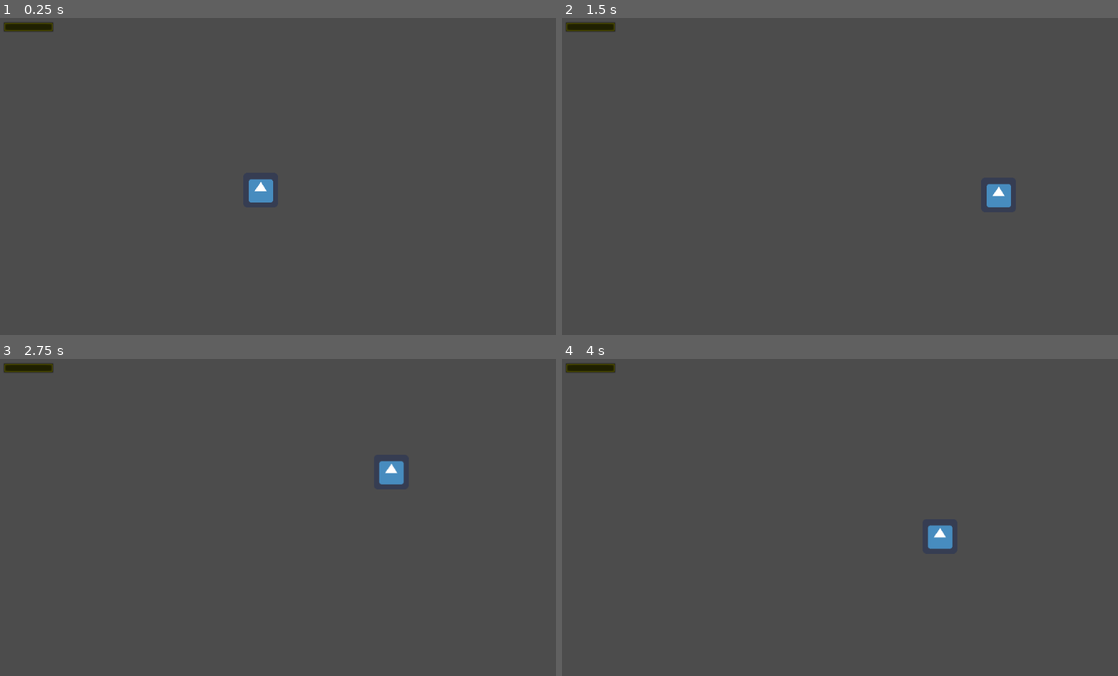
Above: before the commit, frames 1-4 (two rows, left to right).
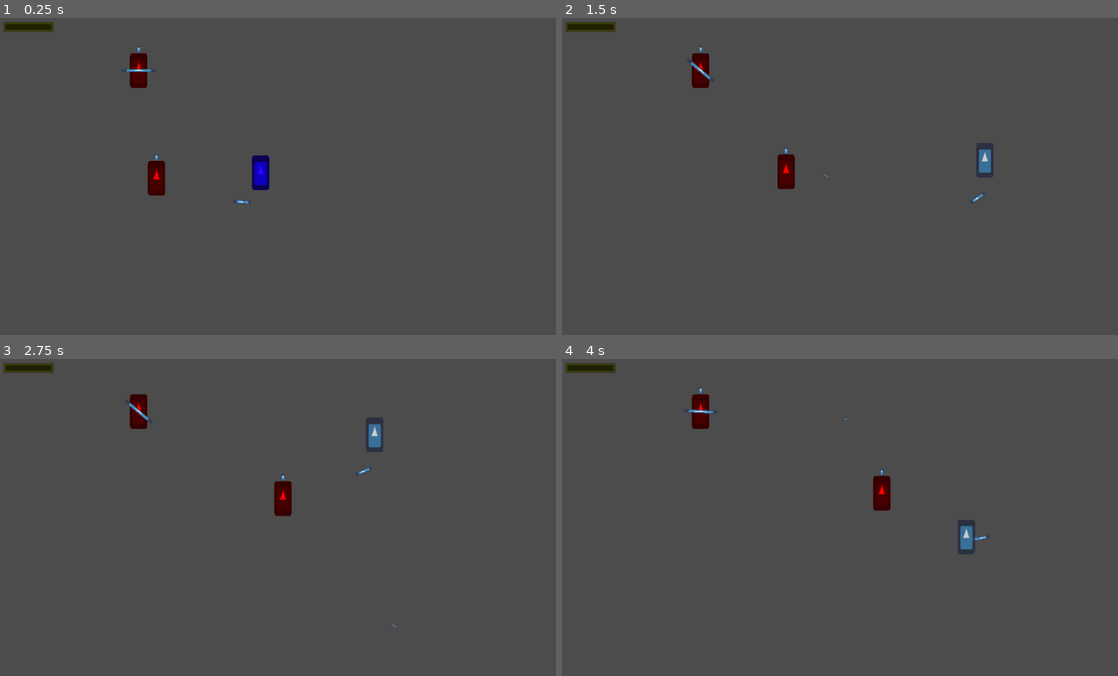
Above: after the commit, the same moments.

Repository: BielMaxBR/jam-do-renzk
Game: Godot game, scene res://scenes/Cenario/main.tscn
Same seed, same stepped clock (60 frames per second), same inputs: the game is played once before the commit and once after it. Before the commit the project starts from res://scenes/Cenario/Node2D.tscn. The engine's default icon, where the game draws it, is replaced by a stand-in: a white triangle on a blue panel in a dark square.
Inputs (mouse positions are in pixels of both pictures, inside the frame that each line leads up to):
- Up to frame 1 (0.25 s): no input
- Up to frame 2 (1.5 s): move the mouse to (962, 160) at 0.52 s; hold D (ui_right) 0.53-1.28 s; right-click (962, 160) at 0.6 s; click (962, 160) at 0.8 s; move the mouse to (728, 195) at 1.27 s; hold S (ui_down) from 1.28 s (still down); click (728, 195) at 1.35 s
- Up to frame 3 (2.75 s): right-click (166, 536) at 1.55 s; move the mouse to (333, 447) at 2.02 s; release S (ui_down) at 2.03 s; hold D (ui_right) from 2.03 s (still down); right-click (333, 447) at 2.1 s; click (333, 447) at 2.3 s
- Up to frame 4 (4 s): move the mouse to (812, 584) at 2.77 s; release D (ui_right) at 2.78 s; hold W (ui_up) 2.78-3.53 s; click (812, 584) at 2.85 s; right-click (812, 584) at 3.05 s; move the mouse to (1006, 568) at 3.52 s; hold A (ui_left) from 3.53 s (still down); right-click (1006, 568) at 3.6 s; click (1006, 568) at 3.8 s

The runs differ from the first frame. In frame 1, 1.3% of the frame differs, in the area x 22-50%, y 9-59%; in frame 2, 1.4%; in frame 3, 1.4%; in frame 4, 1.4%, in the area x 22-77%, y 9-62%.

Commit message:
ataque com combo

Diff:
--- a/projeto do jogo da jam/project.godot
+++ b/projeto do jogo da jam/project.godot
@@ -16,7 +16,7 @@
 [application]
 
 config/name="projeto do jogo da jam"
-run/main_scene="res://scenes/Cenario/Node2D.tscn"
+run/main_scene="res://scenes/Cenario/main.tscn"
 config/icon="res://sprites/icon.png"
 
 [input]
@@ -50,6 +50,28 @@
 "events": [ Object(InputEventMouseButton,"resource_local_to_scene":false,"resource_name":"","device":0,"alt":false,"shi …(212 unchanged characters)…
  ]
 }
+attack={
+"deadzone": 0.5,
+"events": [ Object(InputEventMouseButton,"resource_local_to_scene":false,"resource_name":"","device":0,"alt":false,"shift":false,"control":false,"meta":false,"command":false,"button_mask":0,"position":Vector2( 0, 0 ),"global_position":Vector2( 0, 0 ),"factor":1.0,"button_index":1,"pressed":false,"doubleclick":false,"script":null)
+ ]
+}
+
+[layer_names]
+
+2d_physics/layer_1="jogador"
+2d_physics/layer_2="inimigos"
+2d_physics/layer_3="paredes"
+2d_physics/layer_4="xx"
+2d_physics/layer_5="xx"
+2d_physics/layer_6="hit_box_jogador"
+2d_physics/layer_7="hit_box_inimigo"
+2d_physics/layer_8="ataque_jogador"
+2d_physics/layer_9="ataque_inimigo"
+2d_physics/layer_10="projetil_inimigo"
+
+[physics]
+
+2d/default_gravity=0
 
 [rendering]
 
--- a/projeto do jogo da jam/scenes/Cenario/Node2D.tscn
+++ b/projeto do jogo da jam/scenes/Cenario/Node2D.tscn
@@ -7,7 +7,7 @@
 script = ExtResource( 2 )
 
 [node name="player" parent="." instance=ExtResource( 1 )]
-position = Vector2( 480, 322 )
+position = Vector2( 489.472, 290.293 )
 
 [node name="HUD" type="CanvasLayer" parent="."]
 
--- /dev/null
+++ b/projeto do jogo da jam/scenes/Cenario/main.tscn
@@ -0,0 +1,48 @@
+[gd_scene load_steps=5 format=2]
+
+[ext_resource path="res://scripts/main.gd" type="Script" id=1]
+[ext_resource path="res://scenes/player/player.tscn" type="PackedScene" id=2]
+[ext_resource path="res://scenes/inimigos/inimigo_melee_1.tscn" type="PackedScene" id=3]
+[ext_resource path="res://scenes/inimigos/inimigo_ranged_1.tscn" type="PackedScene" id=4]
+
+[node name="main" type="Node2D"]
+script = ExtResource( 1 )
+
+[node name="player" parent="." instance=ExtResource( 2 )]
+position = Vector2( 480, 322 )
+stamina = 3
+
+[node name="HUD" type="CanvasLayer" parent="."]
+
+[node name="ProgressBar" type="ProgressBar" parent="HUD"]
+modulate = Color( 0.976471, 1, 0, 1 )
+anchor_left = 0.006
+anchor_top = 0.018
+anchor_right = 0.096
+anchor_bottom = 0.05
+margin_left = -0.470935
+margin_top = 0.212428
+margin_right = 0.369064
+margin_bottom = 0.0124283
+custom_colors/font_color = Color( 0, 0, 0, 1 )
+custom_colors/font_color_shadow = Color( 0, 0, 0, 1 )
+max_value = 3.0
+value = 3.0
+rounded = true
+percent_visible = false
+__meta__ = {
+"_edit_use_anchors_": false
+}
+
+[node name="inimigo_melee_1" parent="." instance=ExtResource( 3 )]
+position = Vector2( 263.221, 333.38 )
+
+[node name="inimigo_ranged_1" parent="." instance=ExtResource( 4 )]
+position = Vector2( 255.253, 132.913 )
+
+[node name="Area2D" type="Area2D" parent="."]
+collision_layer = 4
+collision_mask = 0
+
+[node name="CollisionPolygon2D" type="CollisionPolygon2D" parent="Area2D"]
+polygon = PoolVector2Array( 2.07361, -118.119, 1144.23, -118.119, 1140, 715, -86, 710, -91, -119, -18, -119, -21, 624, 1052, 629, 1052.47, -35.4184, 6.38348, -45.1585 )
--- /dev/null
+++ b/projeto do jogo da jam/scenes/inimigos/inimigo_melee_1.tscn
@@ -0,0 +1,94 @@
+[gd_scene load_steps=9 format=2]
+
+[ext_resource path="res://scripts/inimigos/inimigo_melee_1.gd" type="Script" id=1]
+[ext_resource path="res://sprites/icon.png" type="Texture" id=2]
+[ext_resource path="res://scripts/inimigos/hit_boxes/hit_box_inimigo_melee_1.gd" type="Script" id=3]
+
+[sub_resource type="RectangleShape2D" id=5]
+extents = Vector2( 16, 6 )
+
+[sub_resource type="Animation" id=6]
+resource_name = "ataque"
+length = 0.21
+step = 0.05
+tracks/0/type = "value"
+tracks/0/path = NodePath("Sprite:scale")
+tracks/0/interp = 1
+tracks/0/loop_wrap = true
+tracks/0/imported = false
+tracks/0/enabled = true
+tracks/0/keys = {
+"times": PoolRealArray( 0, 0.1, 0.2 ),
+"transitions": PoolRealArray( 1, 1, 1 ),
+"update": 0,
+"values": [ Vector2( 0.5, 1 ), Vector2( 1.5, 0.5 ), Vector2( 0.5, 1 ) ]
+}
+
+[sub_resource type="Animation" id=7]
+resource_name = "warning"
+length = 0.41
+step = 0.05
+tracks/0/type = "value"
+tracks/0/path = NodePath("warning:visible")
+tracks/0/interp = 1
+tracks/0/loop_wrap = true
+tracks/0/imported = false
+tracks/0/enabled = true
+tracks/0/keys = {
+"times": PoolRealArray( 0, 0.05, 0.1, 0.15, 0.2, 0.25, 0.3, 0.35, 0.4 ),
+"transitions": PoolRealArray( 1, 1, 1, 1, 1, 1, 1, 1, 1 ),
+"update": 1,
+"values": [ true, false, true, false, true, false, true, false, true ]
+}
+
+[sub_resource type="RectangleShape2D" id=4]
+extents = Vector2( 34, 32 )
+
+[sub_resource type="RectangleShape2D" id=8]
+extents = Vector2( 16, 32 )
+
+[node name="inimigo_melee_1" type="KinematicBody2D"]
+collision_layer = 2
+collision_mask = 6
+script = ExtResource( 1 )
+
+[node name="Sprite" type="Sprite" parent="."]
+modulate = Color( 1, 0, 0, 1 )
+position = Vector2( 0, -32 )
+scale = Vector2( 0.5, 1 )
+texture = ExtResource( 2 )
+
+[node name="CollisionShape2D" type="CollisionShape2D" parent="."]
+position = Vector2( 0, -6 )
+shape = SubResource( 5 )
+
+[node name="warning" type="Sprite" parent="."]
+position = Vector2( 6.77626e-21, -71 )
+scale = Vector2( 0.1, 0.2 )
+texture = ExtResource( 2 )
+
+[node name="AnimationPlayer" type="AnimationPlayer" parent="."]
+anims/ataque = SubResource( 6 )
+anims/warning = SubResource( 7 )
+
+[node name="cadencia_ataque" type="Timer" parent="."]
+
+[node name="area_ataque" type="Area2D" parent="."]
+position = Vector2( 0, -32 )
+collision_layer = 256
+collision_mask = 32
+
+[node name="CollisionShape2D" type="CollisionShape2D" parent="area_ataque"]
+position = Vector2( 18, 0 )
+shape = SubResource( 4 )
+
+[node name="hit_box" type="Area2D" parent="."]
+position = Vector2( 0, -32 )
+collision_layer = 64
+collision_mask = 0
+script = ExtResource( 3 )
+
+[node name="CollisionShape2D" type="CollisionShape2D" parent="hit_box"]
+shape = SubResource( 8 )
+[connection signal="timeout" from="cadencia_ataque" to="." method="_on_cadencia_ataque_timeout"]
+[connection signal="area_entered" from="area_ataque" to="." method="_on_area_ataque_area_entered"]
--- /dev/null
+++ b/projeto do jogo da jam/scenes/inimigos/inimigo_ranged_1.tscn
@@ -0,0 +1,91 @@
+[gd_scene load_steps=8 format=2]
+
+[ext_resource path="res://sprites/icon.png" type="Texture" id=1]
+[ext_resource path="res://scripts/inimigos/inimigo_ranged_1.gd" type="Script" id=2]
+[ext_resource path="res://scripts/inimigos/hit_boxes/hit_box_inimigo_ranged_1.gd" type="Script" id=3]
+
+[sub_resource type="RectangleShape2D" id=2]
+extents = Vector2( 16, 6 )
+
+[sub_resource type="Animation" id=6]
+resource_name = "tiro"
+length = 0.21
+step = 0.05
+tracks/0/type = "value"
+tracks/0/path = NodePath("Sprite:scale")
+tracks/0/interp = 1
+tracks/0/loop_wrap = true
+tracks/0/imported = false
+tracks/0/enabled = true
+tracks/0/keys = {
+"times": PoolRealArray( 0, 0.1, 0.2 ),
+"transitions": PoolRealArray( 1, 1, 1 ),
+"update": 0,
+"values": [ Vector2( 0.5, 1 ), Vector2( 1.5, 0.5 ), Vector2( 0.5, 1 ) ]
+}
+
+[sub_resource type="Animation" id=3]
+resource_name = "warning"
+length = 0.41
+step = 0.05
+tracks/0/type = "value"
+tracks/0/path = NodePath("warning:visible")
+tracks/0/interp = 1
+tracks/0/loop_wrap = true
+tracks/0/imported = false
+tracks/0/enabled = true
+tracks/0/keys = {
+"times": PoolRealArray( 0, 0.05, 0.1, 0.15, 0.2, 0.25, 0.3, 0.35, 0.4 ),
+"transitions": PoolRealArray( 1, 1, 1, 1, 1, 1, 1, 1, 1 ),
+"update": 1,
+"values": [ true, false, true, false, true, false, true, false, true ]
+}
+
+[sub_resource type="RectangleShape2D" id=5]
+extents = Vector2( 16, 32 )
+
+[node name="inimigo_ranged_1" type="KinematicBody2D"]
+collision_layer = 2
+collision_mask = 6
+script = ExtResource( 2 )
+
+[node name="Sprite" type="Sprite" parent="."]
+modulate = Color( 1, 0, 0, 1 )
+position = Vector2( 0, -32 )
+scale = Vector2( 0.5, 1 )
+texture = ExtResource( 1 )
+
+[node name="CollisionShape2D" type="CollisionShape2D" parent="."]
+position = Vector2( 0, -6 )
+shape = SubResource( 2 )
+
+[node name="warning" type="Sprite" parent="."]
+visible = false
+position = Vector2( 6.77626e-21, -71 )
+scale = Vector2( 0.1, 0.2 )
+texture = ExtResource( 1 )
+
+[node name="AnimationPlayer" type="AnimationPlayer" parent="."]
+anims/tiro = SubResource( 6 )
+anims/warning = SubResource( 3 )
+
+[node name="cadencia_tiro" type="Timer" parent="."]
+
+[node name="hit_box" type="Area2D" parent="."]
+position = Vector2( 0, -32 )
+collision_layer = 64
+collision_mask = 0
+script = ExtResource( 3 )
+
+[node name="CollisionShape2D" type="CollisionShape2D" parent="hit_box"]
+shape = SubResource( 5 )
+
+[node name="arma" type="Sprite" parent="."]
+position = Vector2( 0, -32 )
+scale = Vector2( 1, 0.1 )
+texture = ExtResource( 1 )
+
+[node name="Position2D" type="Position2D" parent="arma"]
+position = Vector2( 32, 0 )
+scale = Vector2( 1, 5 )
+[connection signal="timeout" from="cadencia_tiro" to="." method="_on_cadencia_tiro_timeout"]
--- a/projeto do jogo da jam/scenes/player/player.tscn
+++ b/projeto do jogo da jam/scenes/player/player.tscn
@@ -1,27 +1,135 @@
-[gd_scene load_steps=4 format=2]
+[gd_scene load_steps=9 format=2]
 
 [ext_resource path="res://scripts/player/player.gd" type="Script" id=1]
 [ext_resource path="res://sprites/icon.png" type="Texture" id=2]
+[ext_resource path="res://scripts/player/hit_box_player.gd" type="Script" id=3]
+[ext_resource path="res://scripts/player/attack_area.gd" type="Script" id=4]
 
 [sub_resource type="RectangleShape2D" id=1]
-extents = Vector2( 32, 34 )
+extents = Vector2( 16, 6 )
+
+[sub_resource type="RectangleShape2D" id=2]
+extents = Vector2( 16, 32 )
+
+[sub_resource type="Animation" id=3]
+resource_name = "ataque_teste"
+length = 0.06
+step = 0.05
+tracks/0/type = "value"
+tracks/0/path = NodePath("Sprite:modulate")
+tracks/0/interp = 1
+tracks/0/loop_wrap = true
+tracks/0/imported = false
+tracks/0/enabled = true
+tracks/0/keys = {
+"times": PoolRealArray( 0, 0.06 ),
+"transitions": PoolRealArray( 1, 0.594604 ),
+"update": 0,
+"values": [ Color( 0.196078, 0, 1, 1 ), Color( 0.796078, 0.796078, 0.796078, 1 ) ]
+}
+
+[sub_resource type="CapsuleShape2D" id=4]
+radius = 31.0
 
 [node name="player" type="KinematicBody2D"]
+collision_mask = 6
 script = ExtResource( 1 )
 
-[node name="Timer" type="Timer" parent="."]
+[node name="StaminaTimer" type="Timer" parent="."]
 wait_time = 0.8
 autostart = true
 
+[node name="AtackTimer" type="Timer" parent="."]
+wait_time = 0.4
+
+[node name="ComboTimer" type="Timer" parent="."]
+wait_time = 0.8
+
 [node name="Sprite" type="Sprite" parent="."]
+modulate = Color( 0.196078, 0, 1, 1 )
+position = Vector2( 0, -32 )
+scale = Vector2( 0.5, 1 )
 texture = ExtResource( 2 )
 
 [node name="CollisionShape2D" type="CollisionShape2D" parent="."]
+position = Vector2( 0, -6 )
 shape = SubResource( 1 )
 
 [node name="Tween" type="Tween" parent="."]
 playback_speed = 10.0
 playback/speed = 10.0
-[connection signal="timeout" from="Timer" to="." method="_on_Timer_timeout"]
+
+[node name="hit_box" type="Area2D" parent="."]
+position = Vector2( 0, -32 )
+collision_layer = 32
+collision_mask = 0
+script = ExtResource( 3 )
+
+[node name="CollisionShape2D" type="CollisionShape2D" parent="hit_box"]
+shape = SubResource( 2 )
+
+[node name="AnimationPlayer" type="AnimationPlayer" parent="."]
+anims/ataque_teste = SubResource( 3 )
+
+[node name="ataques" type="Node2D" parent="."]
+
+[node name="ataque1" type="Area2D" parent="ataques"]
+position = Vector2( 0, -32 )
+collision_layer = 128
+collision_mask = 64
+script = ExtResource( 4 )
+
+[node name="Sprite2" type="Sprite" parent="ataques/ataque1"]
+position = Vector2( 16, -5 )
+rotation = 1.0472
+scale = Vector2( 0.1, 0.5 )
+texture = ExtResource( 2 )
+
+[node name="CollisionShape2D" type="CollisionShape2D" parent="ataques/ataque1"]
+position = Vector2( 20, 0 )
+rotation = 1.5708
+shape = SubResource( 4 )
+disabled = true
+
+[node name="ataque2" type="Area2D" parent="ataques"]
+position = Vector2( 0, -32 )
+collision_layer = 128
+collision_mask = 64
+script = ExtResource( 4 )
+dano = 16
+
+[node name="Sprite2" type="Sprite" parent="ataques/ataque2"]
+position = Vector2( 16, -5 )
+rotation = 1.0472
+scale = Vector2( 0.1, 0.5 )
+texture = ExtResource( 2 )
+
+[node name="CollisionShape2D" type="CollisionShape2D" parent="ataques/ataque2"]
+position = Vector2( 20, 0 )
+rotation = 1.5708
+shape = SubResource( 4 )
+disabled = true
+
+[node name="ataque3" type="Area2D" parent="ataques"]
+position = Vector2( 0, -32 )
+collision_layer = 128
+collision_mask = 64
+script = ExtResource( 4 )
+dano = 17
+
+[node name="Sprite2" type="Sprite" parent="ataques/ataque3"]
+position = Vector2( 16, -5 )
+rotation = 1.0472
+scale = Vector2( 0.1, 0.5 )
+texture = ExtResource( 2 )
+
+[node name="CollisionShape2D" type="CollisionShape2D" parent="ataques/ataque3"]
+position = Vector2( 20, 0 )
+rotation = 1.5708
+shape = SubResource( 4 )
+disabled = true
+[connection signal="timeout" from="StaminaTimer" to="." method="_on_Timer_timeout"]
+[connection signal="timeout" from="AtackTimer" to="." method="_on_candencia_ataque_timeout"]
+[connection signal="timeout" from="ComboTimer" to="." method="_on_ComboTimer_timeout"]
 [connection signal="tween_all_completed" from="Tween" to="." method="_on_Tween_tween_all_completed"]
 [connection signal="tween_started" from="Tween" to="." method="_on_Tween_tween_started"]
--- /dev/null
+++ b/projeto do jogo da jam/scenes/projeteis/projetil_inmigo_ranged_1.tscn
@@ -0,0 +1,20 @@
+[gd_scene load_steps=4 format=2]
+
+[ext_resource path="res://sprites/icon.png" type="Texture" id=1]
+[ext_resource path="res://scripts/projeteis/projetil_inmigo_ranged_1.gd" type="Script" id=2]
+
+[sub_resource type="RectangleShape2D" id=1]
+extents = Vector2( 6, 1 )
+
+[node name="projetil_inimigo_ranged_1" type="Area2D"]
+collision_layer = 512
+collision_mask = 36
+script = ExtResource( 2 )
+
+[node name="Sprite" type="Sprite" parent="."]
+scale = Vector2( 0.2, 0.03 )
+texture = ExtResource( 1 )
+
+[node name="CollisionShape2D" type="CollisionShape2D" parent="."]
+shape = SubResource( 1 )
+[connection signal="area_entered" from="." to="." method="_on_projetil_inimigo_ranged_1_area_entered"]
--- /dev/null
+++ b/projeto do jogo da jam/scripts/attacks/attackValue.gd
@@ -0,0 +1,15 @@
+extends Node
+
+export var damage = 5
+export var knockback = 2
+# Called when the node enters the scene tree for the first time.
+func _ready():
+	self.connect("body_entered", self, "_on_body_entered")
+	pass # Replace with function body.
+
+func _on_body_entered(body):
+	if body.name != "player":
+		body.damage(damage, knockback)
+# Called every frame. 'delta' is the elapsed time since the previous frame.
+#func _process(delta):
+#	pass
--- /dev/null
+++ b/projeto do jogo da jam/scripts/inimigos/hit_boxes/hit_box_inimigo_melee_1.gd
@@ -0,0 +1,11 @@
+extends Area2D
+
+var saude = 100
+
+
+func hit(param_dano):
+	saude -= param_dano
+	if saude <= 0:
+		self.get_parent().inimigo_morto(saude)
+	else:
+		self.get_parent().inimigo_acertado(saude)
--- /dev/null
+++ b/projeto do jogo da jam/scripts/inimigos/hit_boxes/hit_box_inimigo_ranged_1.gd
@@ -0,0 +1,11 @@
+extends Area2D
+
+
+var saude = 80
+
+func hit(param_dano):
+	saude -= param_dano
+	if saude <= 0:
+		self.get_parent().inimigo_morto()
+	else:
+		self.get_parent().inimigo_acertado()
--- /dev/null
+++ b/projeto do jogo da jam/scripts/inimigos/inimigo_melee_1.gd
@@ -0,0 +1,55 @@
+extends KinematicBody2D
+
+var alvo = self #self apenas para n ficar Null e poder dar algum erro
+var velocidade = 100 #velocidade com q o inimigo se movimenta
+var pode_ataque = true #cadenciador de ataques
+var cadencia_ataques = 1.0 #tempo entre cada ataque
+var dano = 10 #dano infligido por esse inimigo
+
+
+func _ready():
+	$"area_ataque/CollisionShape2D".disabled = true
+	$"hit_box/CollisionShape2D".disabled = false
+
+
+func _process(delta):
+	alvo = self.get_parent().get_node("player") #pega o jogador como alvo
+	if (alvo.global_position - self.global_position).length() >= 50: #distancia entre o jogador e o inimigo
+		movimento_avanco() #avanca pra cima do jogador
+	else:
+		ataque() #ataca o jogador
+
+
+func movimento_avanco():
+	var direcao_player = (alvo.global_position - self.global_position).normalized()
+	move_and_slide(direcao_player * velocidade)
+
+
+func ataque():
+	if pode_ataque:
+		pode_ataque = false
+		$"AnimationPlayer".play("warning")
+		yield($"AnimationPlayer", "animation_finished")
+		$"AnimationPlayer".play("ataque")
+		$"area_ataque".look_at(alvo.global_position + Vector2(0, -32)) #+altura do sprite, pra mirar pro meio dele
+		$"area_ataque/CollisionShape2D".disabled = false
+		yield($"AnimationPlayer", "animation_finished")
+		$"area_ataque/CollisionShape2D".disabled = true
+		$"cadencia_ataque".start(cadencia_ataques)
+
+
+func _on_cadencia_ataque_timeout():
+	pode_ataque = true
+
+
+func _on_area_ataque_area_entered(area):
+	area.hit(dano)
+
+
+func inimigo_acertado(saude):
+	print("inimigo acertado ", saude)
+
+
+func inimigo_morto(saude):
+	print("inimigo morto ", saude)
+	self.queue_free()
--- /dev/null
+++ b/projeto do jogo da jam/scripts/inimigos/inimigo_ranged_1.gd
@@ -0,0 +1,61 @@
+extends KinematicBody2D
+
+var alvo = self #self apenas para n ficar Null e poder dar algum erro
+var velocidade = 75 #velocidade com q o inimigo se movimenta
+var pode_atirar = true #cadenciador de ataques
+var cadencia_ataques = 2.0 #tempo entre cada ataque
+var dano = 10 #dano infligido por esse inimigo
+var pre_projetil = preload("res://scenes/projeteis/projetil_inmigo_ranged_1.tscn")
+
+func _ready():
+	$"hit_box/CollisionShape2D".disabled = false
+
+
+func _process(delta):
+	alvo = self.get_parent().get_node("player") #pega o jogador como alvo
+	if (alvo.global_position - self.global_position).length() >= 600: #distancia entre o jogador e o inimigo
+		movimento_avanco() #avanca pra cima do jogador
+	else:
+		tiro() #atira no jogador
+
+
+func movimento_avanco():
+	var direcao_player = (alvo.global_position - self.global_position).normalized()
+	move_and_slide(direcao_player * velocidade)
+
+
+func tiro():
+	if pode_atirar:
+		pode_atirar = false
+		$"AnimationPlayer".play("warning")
+		yield($"AnimationPlayer", "animation_finished")
+
+		$"AnimationPlayer".play("tiro")
+		var mira = alvo.global_position + Vector2(0, -32) #+altura do sprite, pra mirar pro meio dele
+		$"arma".look_at(mira)
+
+		var projetil = pre_projetil.instance()
+		projetil.vetor = Vector2(cos($"arma".global_rotation), sin($"arma".global_rotation))
+		projetil.global_rotation = $"arma".global_rotation
+		projetil.global_position = $"arma/Position2D".global_position
+		self.get_parent().add_child(projetil)
+
+		yield($"AnimationPlayer", "animation_finished")
+		$"cadencia_tiro".start(cadencia_ataques)
+
+
+func _on_cadencia_tiro_timeout():
+	pode_atirar = true
+
+
+func _on_area_ataque_area_entered(area):
+	area.hit(dano)
+
+
+func inimigo_acertado():
+	print("inimigo acertado")
+
+
+func inimigo_morto():
+	print("inimigo morto")
+	self.queue_free()
--- /dev/null
+++ b/projeto do jogo da jam/scripts/player/attack_area.gd
@@ -0,0 +1,14 @@
+extends Area2D
+
+
+export var dano = 15
+
+# Called when the node enters the scene tree for the first time.
+func _ready():
+	self.connect("area_entered", self, "area_entered")
+	pass # Replace with function body.
+
+
+func area_entered(area):
+	if area.name != "player":
+		area.hit(dano)
--- /dev/null
+++ b/projeto do jogo da jam/scripts/player/hit_box_player.gd
@@ -0,0 +1,11 @@
+extends Area2D
+
+var saude = 100
+
+
+func hit(param_dano):
+	saude -= param_dano
+	if saude <= 0:
+		self.get_parent().jogador_morto()
+	else:
+		self.get_parent().jogador_acertado()
--- a/projeto do jogo da jam/scripts/player/player.gd
+++ b/projeto do jogo da jam/scripts/player/player.gd
@@ -6,15 +6,35 @@
 var direcao = Vector2()
 var velocidade = 250
 var pode_controlar = true
+var ataqueDict = {}
+var comboIndex = 0
+var pode_ataque = true
+var cadencia_ataque = 0.2
+
+var dano = 30
+
 
 func _ready():
 	print(dad)
-	$"Timer".start()
+	$"StaminaTimer".start()
+	for ataque in $ataques.get_child_count():
+		ataqueDict[ataque] = $ataques.get_child(ataque)
+
+	comboIndex = $ataques.get_child_count()
+
+
+# warning-ignore:unused_argument
+func _process(delta):
+	movement()
+	$"ataques".look_at(get_global_mouse_position()) #mira a arma sempre pro mouse
+	if Input.is_action_just_pressed("attack"):
+		ataque()
 
 
 func get_movement_input():
 	direcao.x = Input.get_action_strength("ui_right") - Input.get_action_strength("ui_left")
 	direcao.y =  Input.get_action_strength("ui_down") - Input.get_action_strength("ui_up")
+	direcao = direcao.normalized()
 	#if pode_controlar:
 	if direcao != Vector2(0,0):
 		#print(tween.get_runtime())
@@ -23,9 +43,17 @@
 		dash()
 		stamina -= 1
 
+
 func dash():
 	tween.interpolate_method(self, "move_and_slide",
 	Vector2(0,0) + (get_local_mouse_position().normalized() * 1800), position.normalized(), 2,
+	Tween.TRANS_QUINT, Tween.EASE_OUT_IN)
+	tween.start()
+	pass
+
+func avanco():
+	tween.interpolate_method(self, "move_and_slide",
+	Vector2(0,0) + (get_local_mouse_position().normalized() * 300), position.normalized(), 1,
 	Tween.TRANS_QUINT, Tween.EASE_OUT_IN)
 	tween.start()
 	pass
@@ -45,14 +73,40 @@
 		# warning-ignore:return_value_discarded
 		move_and_slide(direcao * velocidade)
 
-# warning-ignore:unused_argument
-func _process(delta):
-	movement()
+
+func ataque():
+	if pode_ataque:
+		if $ComboTimer.is_stopped():
+			$ComboTimer.start()
+		if comboIndex > 0 and not $ComboTimer.is_stopped():
+
+			var ataqueAtual = ataqueDict[comboIndex-1]
+			var colisor = ataqueAtual.get_child(1)
+			var anim = $AnimationPlayer
+
+			colisor.disabled = false
+			pode_ataque = false
+			comboIndex -= 1
+			avanco()
+			$AtackTimer.start(cadencia_ataque)
+			anim.play("ataque_teste")
+			$ComboTimer.start()
+			yield(anim, "animation_finished")
+			colisor.disabled = true
+		pass
+		#$"area_ataque/CollisionShape2D".disabled = false
+		#$"AnimationPlayer".play("ataque_teste")
+		#pode_ataque = false
+		#$"candencia_ataque".start(cadencia_ataque)
+	#	yield($"AnimationPlayer", "animation_finished")
+	#	$"area_ataque/CollisionShape2D".disabled = true
+
 
 func _on_Timer_timeout():
 	if stamina < 3:
 		stamina += 1
 	pass
+
 
 func _on_Tween_tween_all_completed():
 	pode_controlar = true
@@ -62,3 +116,24 @@
 func _on_Tween_tween_started(object, key):
 	pode_controlar = false
 	pass # Replace with function body.
+
+
+func jogador_acertado():
+	print("jogador_acertado")
+
+
+func jogador_morto():
+	print("jogador_morto")
+
+
+func _on_candencia_ataque_timeout():
+	pode_ataque = true
+
+
+func _on_area_ataque_area_entered(area):
+	area.hit(dano) #se o jogador acertar o inimigo...
+
+
+func _on_ComboTimer_timeout():
+	comboIndex = $ataques.get_child_count()
+	pass # Replace with function body.
--- /dev/null
+++ b/projeto do jogo da jam/scripts/projeteis/projetil_inmigo_ranged_1.gd
@@ -0,0 +1,19 @@
+extends Area2D
+
+var dano = 20
+var vetor = Vector2() #vetor que o projetil vai seguir
+var velocidade = 250 #velocidade do projetil
+
+func _ready():
+	$"CollisionShape2D".disabled = false
+
+
+func _process(delta):
+	translate(vetor * velocidade * delta)
+
+
+func _on_projetil_inimigo_ranged_1_area_entered(area):
+	if area.has_method("hit"):
+		area.hit(dano)
+	else:
+		queue_free()
